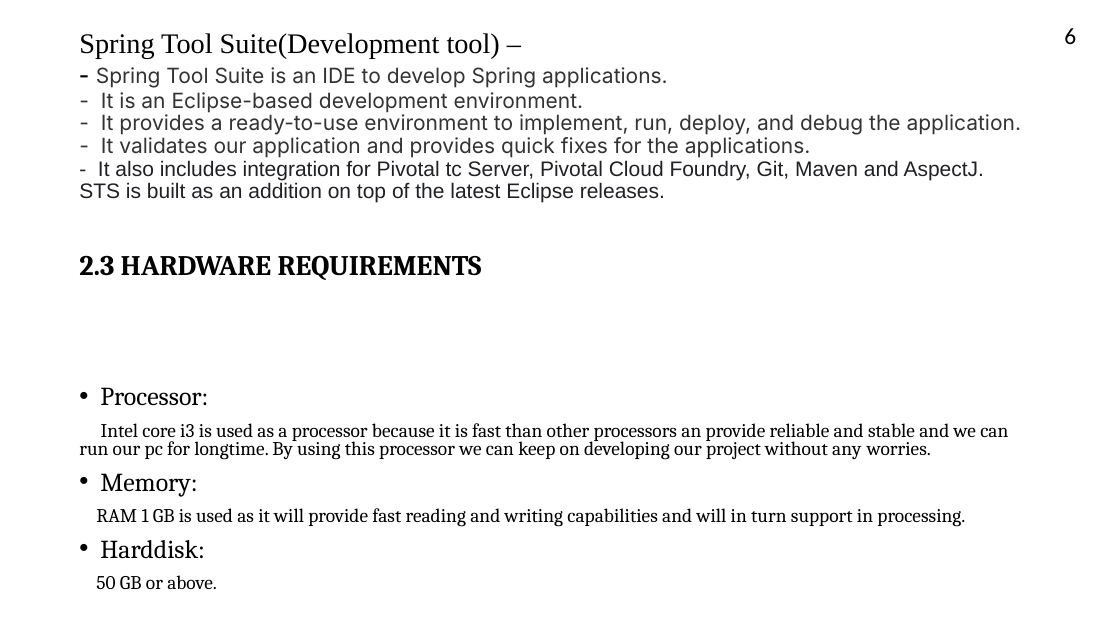
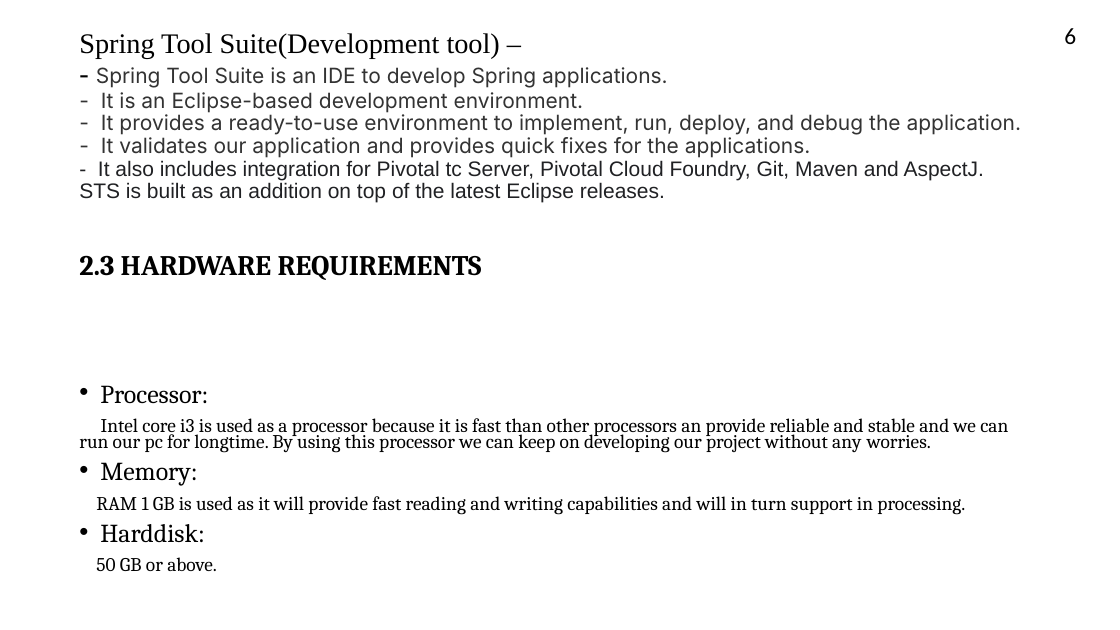
Before and after one commit to TyagiXShivam/springbootlibraryproject, a slide deck: slide 6 of springbootproject.pptx. Drawn at 1120x630 pixels with LibreOffice and Linux fonts; fonts in the diff are those of the drawing. Boxes give left, top, right and bottom in pixels: in the first picture for what was removed or moved away, otherwise in the second. Text is boxed around its words. In the diff, an @@ line names an element or a change of style, - is before the commit and + after.

```diff
--- a/springbootproject.pptx
+++ b/springbootproject.pptx
@@ text "Processor:" at [79,385,1008,571]: line spacing 0.8 to 0.7 @@
```
Also in this commit, not shown: 2 other slides changed.
